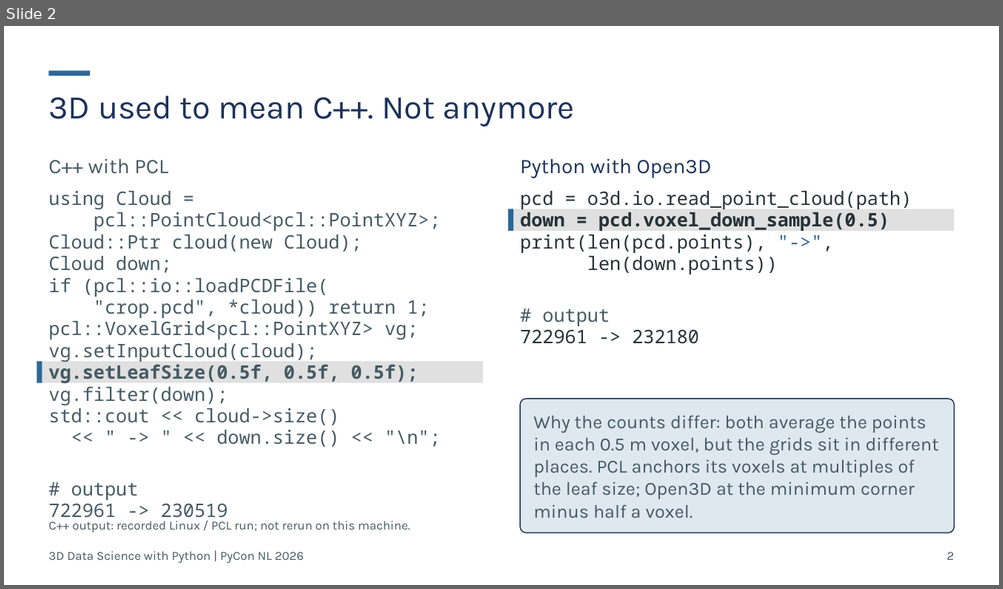
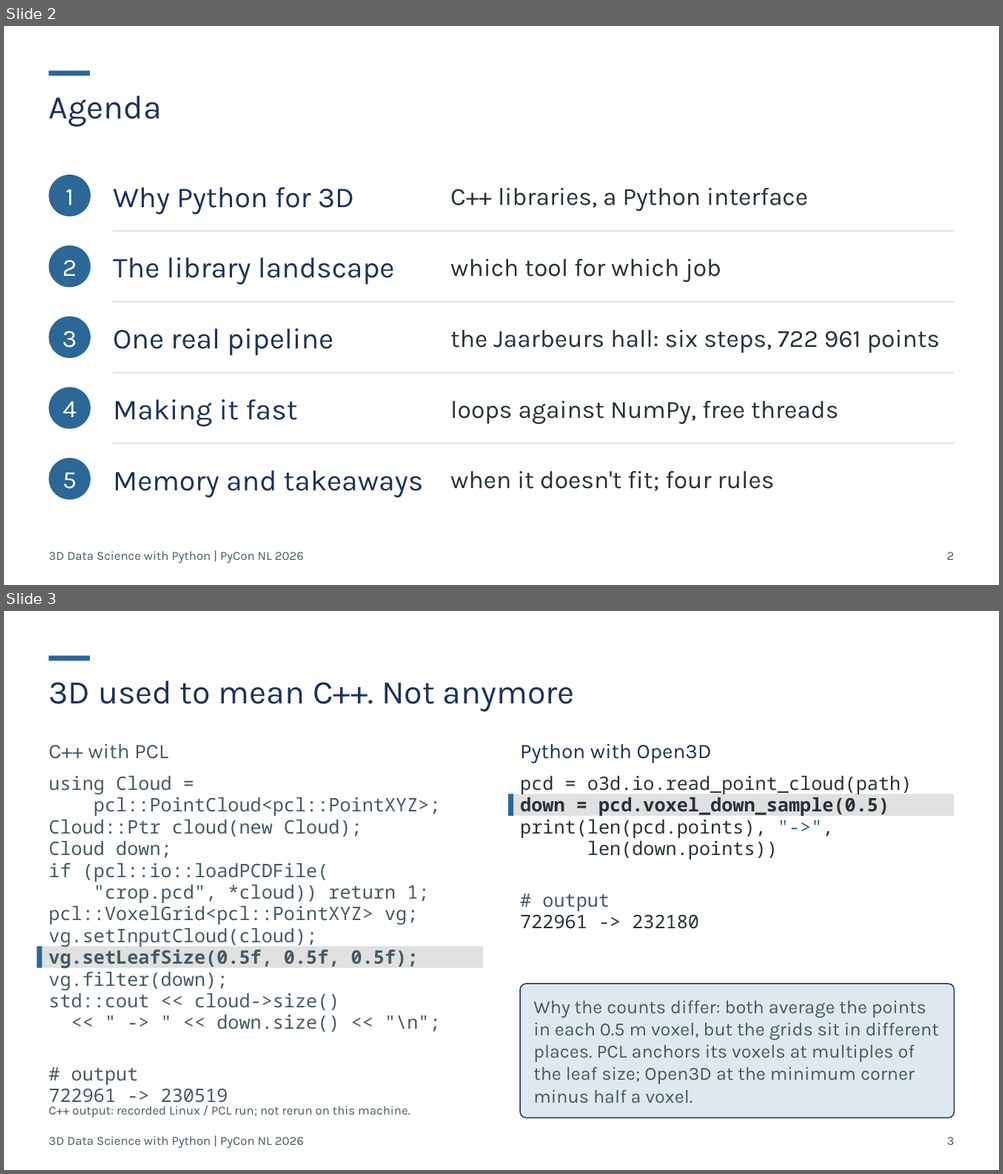
Before and after one commit to Sloppy1999/pycon-nl-2026-3d-data-science, a slide deck: deck/out/20261015_PyCon-NL_3D-Data-Science.pptx. Shown one above the other, each under a label of ours: slide 2 before the commit, slides 2 and 3 after it. The pictures are 1003x589 and 1003x1174 pixels, drawn with LibreOffice and Linux fonts; fonts in the diff are those of the drawing. Boxes give left, top, right and bottom in pixels: in the first picture for what was removed or moved away, otherwise in the second. Text is boxed around its words. In the diff, an @@ line names an element or a change of style, - is before the commit and + after.

```diff
--- a/deck/out/20261015_PyCon-NL_3D-Data-Science.pptx
+++ b/deck/out/20261015_PyCon-NL_3D-Data-Science.pptx
@@ slide 2 added at <box>4,26,999,585</box>, background #FFFFFF; not listed: 1 template element that a slide beside it also shows @@
@@ title added at <box>48,96,161,127</box>, 32 pt, text #1C325B @@
+Agenda
@@ ellipse added at <box>48,175,91,217</box>, fill #2B6797, 24 pt, text #FFFFFF @@
+1
@@ text added at <box>113,187,354,215</box>, 28 pt, text #1C325B @@
+Why Python for 3D
@@ text added at <box>450,188,808,212</box>, 24 pt, text #263238 @@
+C++ libraries, a Python interface
@@ ellipse added at <box>48,245,91,287</box>, fill #2B6797, 24 pt, text #FFFFFF @@
+2
@@ rectangle added at <box>113,230,954,232</box>, fill #E0E0E0 @@
@@ text added at <box>113,258,395,285</box>, 28 pt, text #1C325B @@
+The library landscape
@@ text added at <box>450,259,721,283</box>, 24 pt, text #263238 @@
+which tool for which job
@@ rectangle added at <box>113,301,954,303</box>, fill #E0E0E0 @@
@@ ellipse added at <box>48,317,91,359</box>, fill #2B6797, 24 pt, text #FFFFFF @@
+3
@@ text added at <box>113,329,333,356</box>, 28 pt, text #1C325B @@
+One real pipeline
@@ text added at <box>450,330,940,353</box>, 24 pt, text #263238 @@
+the Jaarbeurs hall: six steps, 722 961 points
@@ rectangle added at <box>113,372,954,374</box>, fill #E0E0E0 @@
@@ ellipse added at <box>48,387,91,429</box>, fill #2B6797, 24 pt, text #FFFFFF @@
+4
@@ text added at <box>113,400,297,427</box>, 28 pt, text #1C325B @@
+Making it fast
@@ text added at <box>450,401,838,424</box>, 24 pt, text #263238 @@
+loops against NumPy, free threads
@@ rectangle added at <box>113,443,954,445</box>, fill #E0E0E0 @@
@@ ellipse added at <box>48,458,91,500</box>, fill #2B6797, 24 pt, text #FFFFFF @@
+5
@@ text added at <box>113,471,424,498</box>, 28 pt, text #1C325B @@
+Memory and takeaways
@@ text added at <box>450,471,774,491</box>, 24 pt, text #263238 @@
+when it doesn't fit; four rules
@@ text added at <box>48,551,304,563</box>, 12 pt, text #455A64 @@
+3D Data Science with Python | PyCon NL 2026
@@ page number added at <box>947,552,954,560</box>, 12 pt, text #455A64 @@
+2
@@ what was slide 2 is now slide 3 @@
@@ page number at <box>947,1137,954,1145</box>: text changed @@
-2
+3
```
Also in this commit, not shown: 15 slides changed, 24 other files.
